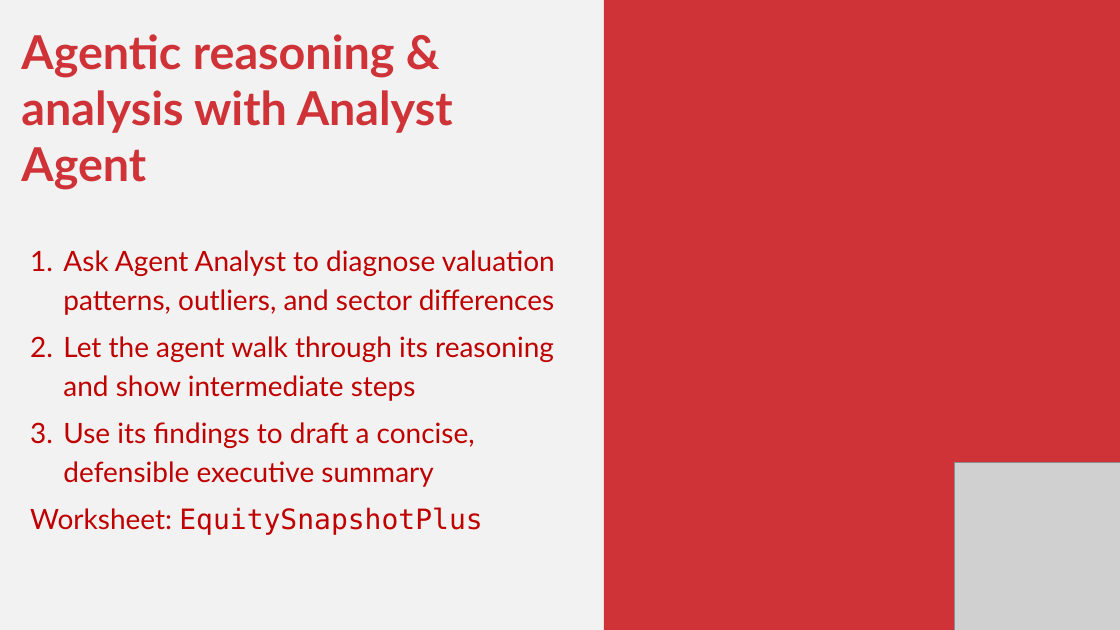
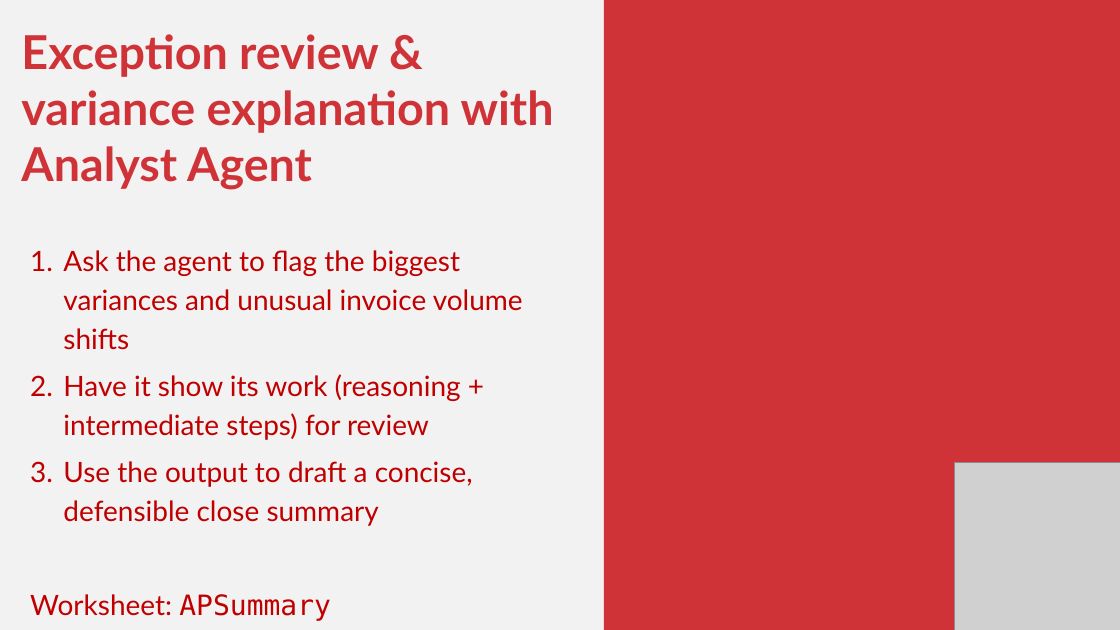
Before and after one commit to stringfestdata/iofm-new-excel-stack, a slide deck: slide 8 of iofm-new-excel-stack.pptx. Drawn at 1120x630 pixels with LibreOffice and Linux fonts; fonts in the diff are those of the drawing; grey boxes stand for pictures. Boxes give left, top, right and bottom in pixels: in the first picture for what was removed or moved away, otherwise in the second. Text is boxed around its words. In the diff, an @@ line names an element or a change of style, - is before the commit and + after.

```diff
--- a/iofm-new-excel-stack.pptx
+++ b/iofm-new-excel-stack.pptx
@@ text at (x1=21, y1=34, x2=554, y2=526): text changed @@
-Agentic reasoning & analysis with Analyst Agent
-1. Ask Agent Analyst to diagnose valuation patterns, outliers, and sector differences
-2. Let the agent walk through its reasoning and show intermediate steps
-3. Use its findings to draft a concise, defensible executive summary
-Worksheet: EquitySnapshotPlus
+Exception review & variance explanation with Analyst Agent
+1. Ask the agent to flag the biggest variances and unusual invoice volume shifts
+2. Have it show its work (reasoning + intermediate steps) for review
+3. Use the output to draft a concise, defensible close summary
+Worksheet: APSummary
```
Also in this commit, not shown: 5 other slides changed, 2 other files.
